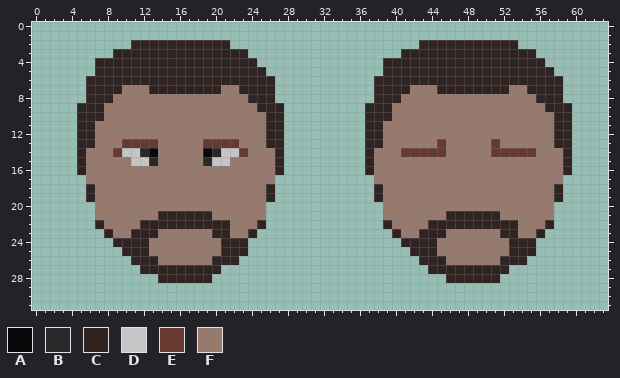
Two versions of one pixel-art sprite, Assets/Sprites/characters/costa.png. The first picture shows the starting point.
The file is 64x32 pixels.
Palette (. is transparent): A #090909  B #282828  C #302422  D #c5c5c5  E #663931  F #977a6d
Pixels before, first column x 5:
 2 ......CCCCCCCCCCC.....................CCCCCCCCCCC......
 3 ....CCCCCCCCCCCCCCC.................CCCCCCCCCCCCCCC....
 4 ..CCCCCCCCCCCCCCCCCC..............CCCCCCCCCCCCCCCCCC...
 5 ..CCCCCCCCCCCCCCCCCCC.............CCCCCCCCCCCCCCCCCCC..
 6 .CCCCCCCCCCCCCCCCCCCCC...........CCCCCCCCCCCCCCCCCCCCC.
 7 .CCCCFFFCCCCCCCCFFCCCC...........CCCCFFFCCCCCCCCFFCCCC.
 8 .CCCFFFFFFFFFFFFFFFCCC...........CCCFFFFFFFFFFFFFFFCCC.
 9 CCCFFFFFFFFFFFFFFFFFCCC.........CCCFFFFFFFFFFFFFFFFFCCC
10 CCCFFFFFFFFFFFFFFFFFFCC.........CCCFFFFFFFFFFFFFFFFFFCC
11 CCFFFFFFFFFFFFFFFFFFFCC.........CCFFFFFFFFFFFFFFFFFFFCC
12 CCFFFFFFFFFFFFFFFFFFFCC.........CCFFFFFFFFFFFFFFFFFFFCC
13 CCFFFEEEEFFFFFEEEEFFFCC.........CCFFFFFFEFFFFFEFFFFFFCC
14 CFFFEDDBAFFFFFABDDEFFFC.........CFFFEEEEEFFFFFEEEEEFFFC
15 CFFFFFDDBFFFFFBDDFFFFFC.........CFFFFFFFFFFFFFFFFFFFFFC
16 CFFFFFFFFFFFFFFFFFFFFFC.........CFFFFFFFFFFFFFFFFFFFFFC
17 .FFFFFFFFFFFFFFFFFFFFF...........FFFFFFFFFFFFFFFFFFFFF.
18 .CFFFFFFFFFFFFFFFFFFFC...........CFFFFFFFFFFFFFFFFFFFC.
19 .CFFFFFFFFFFFFFFFFFFFC...........CFFFFFFFFFFFFFFFFFFFC.
20 ..FFFFFFFFFFFFFFFFFFF.............FFFFFFFFFFFFFFFFFFF..
21 ..FFFFFFFCCCCCCFFFFFF.............FFFFFFFCCCCCCFFFFFF..
22 ..CFFFFCCCCCCCCCCFFFC.............CFFFFCCCCCCCCCCFFFC..
23 ...CFFCCCFFFFFFCCFFC...............CFFCCCFFFFFFCCFFC...
24 ....CCCCFFFFFFFFCCC.................CCCCFFFFFFFFCCC....
25 .....CCCFFFFFFFFCCC..................CCCFFFFFFFFCCC....
26 ......CCCFFFFFFCCC....................CCCFFFFFFCCC.....
27 .......CCCCCCCCC.......................CCCCCCCCC.......
28 .........CCCCCC..........................CCCCCC........
Now the later version:
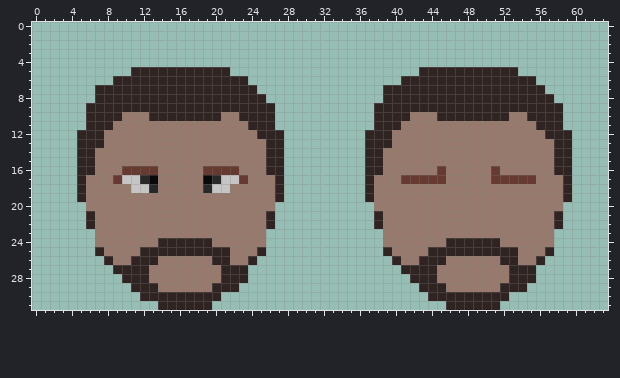
The edit:
y 2: x 11..21 CCCCCCCCCCC -> ...........; x 43..53 CCCCCCCCCCC -> ...........
y 3: x 9..23 CCCCCCCCCCCCCCC -> ...............; x 41..55 CCCCCCCCCCCCCCC -> ...............
y 4: x 7..24 CCCCCCCCCCCCCCCCCC -> ..................; x 39..56 CCCCCCCCCCCCCCCCCC -> ..................
y 5: x 7..10 CCCC -> ....; x 22..25 CCCC -> ....; x 39..42 CCCC -> ....; x 54..57 CCCC -> ....
y 6: x 6..8 CCC -> ...; x 24..26 CCC -> ...; x 38..40 CCC -> ...; x 56..58 CCC -> ...
y 7: x 6 C -> .; x 10..12 FFF -> CCC; x 21..22 FF -> CC; x 25..26 CC -> ..; x 38 C -> .; x 42..44 FFF -> CCC; x 53..54 FF -> CC; x 57..58 CC -> ..
y 8: x 6 C -> .; x 9..23 FFFFFFFFFFFFFFF -> CCCCCCCCCCCCCCC; x 26 C -> .; x 38 C -> .; x 41..55 FFFFFFFFFFFFFFF -> CCCCCCCCCCCCCCC; x 58 C -> .
y 9: x 5 C -> .; x 8..24 FFFFFFFFFFFFFFFFF -> CCCCCCCCCCCCCCCCC; x 27 C -> .; x 37 C -> .; x 40..56 FFFFFFFFFFFFFFFFF -> CCCCCCCCCCCCCCCCC; x 59 C -> .
y 10: x 5 C -> .; x 8..9 FF -> CC; x 13..20 FFFFFFFF -> CCCCCCCC; x 23..25 FFF -> CCC; x 27 C -> .; x 37 C -> .; x 40..41 FF -> CC; x 45..52 FFFFFFFF -> CCCCCCCC; x 55..57 FFF -> CCC; x 59 C -> .
y 11: x 5 C -> .; x 7..8 FF -> CC; x 24..25 FF -> CC; x 27 C -> .; x 37 C -> .; x 39..40 FF -> CC; x 56..57 FF -> CC; x 59 C -> .
y 12: x 7 F -> C; x 25 F -> C; x 39 F -> C; x 57 F -> C
y 13: x 7 F -> C; x 10..13 EEEE -> FFFF; x 19..22 EEEE -> FFFF; x 39 F -> C; x 45 E -> F; x 51 E -> F
y 14: x 6 F -> C; x 9..13 EDDBA -> FFFFF; x 19..23 ABDDE -> FFFFF; x 26 F -> C; x 38 F -> C; x 41..45 EEEEE -> FFFFF; x 51..55 EEEEE -> FFFFF; x 58 F -> C
y 15: x 6 F -> C; x 11..13 DDB -> FFF; x 19..21 BDD -> FFF; x 26 F -> C; x 38 F -> C; x 58 F -> C
y 16: x 6 F -> C; x 10..13 FFFF -> EEEE; x 19..22 FFFF -> EEEE; x 26 F -> C; x 38 F -> C; x 45 F -> E; x 51 F -> E; x 58 F -> C
y 17: x 5 . -> C; x 9..13 FFFFF -> EDDBA; x 19..23 FFFFF -> ABDDE; x 27 . -> C; x 37 . -> C; x 41..45 FFFFF -> EEEEE; x 51..55 FFFFF -> EEEEE; x 59 . -> C
y 18: x 5..6 .C -> CF; x 11..13 FFF -> DDB; x 19..21 FFF -> BDD; x 26..27 C. -> FC; x 37..38 .C -> CF; x 58..59 C. -> FC
y 19: x 5..6 .C -> CF; x 26..27 C. -> FC; x 37..38 .C -> CF; x 58..59 C. -> FC
y 20: x 6 . -> F; x 26 . -> F; x 38 . -> F; x 58 . -> F
y 21: x 6 . -> C; x 14..19 CCCCCC -> FFFFFF; x 26 . -> C; x 38 . -> C; x 46..51 CCCCCC -> FFFFFF; x 58 . -> C
y 22: x 6..7 .C -> CF; x 12..21 CCCCCCCCCC -> FFFFFFFFFF; x 25..26 C. -> FC; x 38..39 .C -> CF; x 44..53 CCCCCCCCCC -> FFFFFFFFFF; x 57..58 C. -> FC
y 23: x 7..8 .C -> FF; x 11..13 CCC -> FFF; x 20..21 CC -> FF; x 24..25 C. -> FF; x 39..40 .C -> FF; x 43..45 CCC -> FFF; x 52..53 CC -> FF; x 56..57 C. -> FF
y 24: x 7..12 ..CCCC -> FFFFFF; x 14..19 FFFFFF -> CCCCCC; x 21..25 CCC.. -> FFFFF; x 39..44 ..CCCC -> FFFFFF; x 46..51 FFFFFF -> CCCCCC; x 53..57 CCC.. -> FFFFF
y 25: x 7..11 ...CC -> CFFFF; x 13..20 FFFFFFFF -> CCCCCCCC; x 22..25 CC.. -> FFFC; x 39..43 ...CC -> CFFFF; x 45..52 FFFFFFFF -> CCCCCCCC; x 54..57 CC.. -> FFFC
y 26: x 8..10 ... -> CFF; x 22..24 C.. -> FFC; x 40..42 ... -> CFF; x 54..56 C.. -> FFC
y 27: x 9..11 ... -> CCC; x 13..23 CCCCCCCC... -> FFFFFFFFCCC; x 41..43 ... -> CCC; x 45..55 CCCCCCCC... -> FFFFFFFFCCC
y 28: x 10..23 ....CCCCCC.... -> CCCFFFFFFFFCCC; x 42..55 ....CCCCCC.... -> CCCFFFFFFFFCCC
y 29: x 11..22 ............ -> CCCFFFFFFCCC; x 43..54 ............ -> CCCFFFFFFCCC
y 30: x 12..20 ......... -> CCCCCCCCC; x 44..52 ......... -> CCCCCCCCC
y 31: x 14..19 ...... -> CCCCCC; x 46..51 ...... -> CCCCCC
